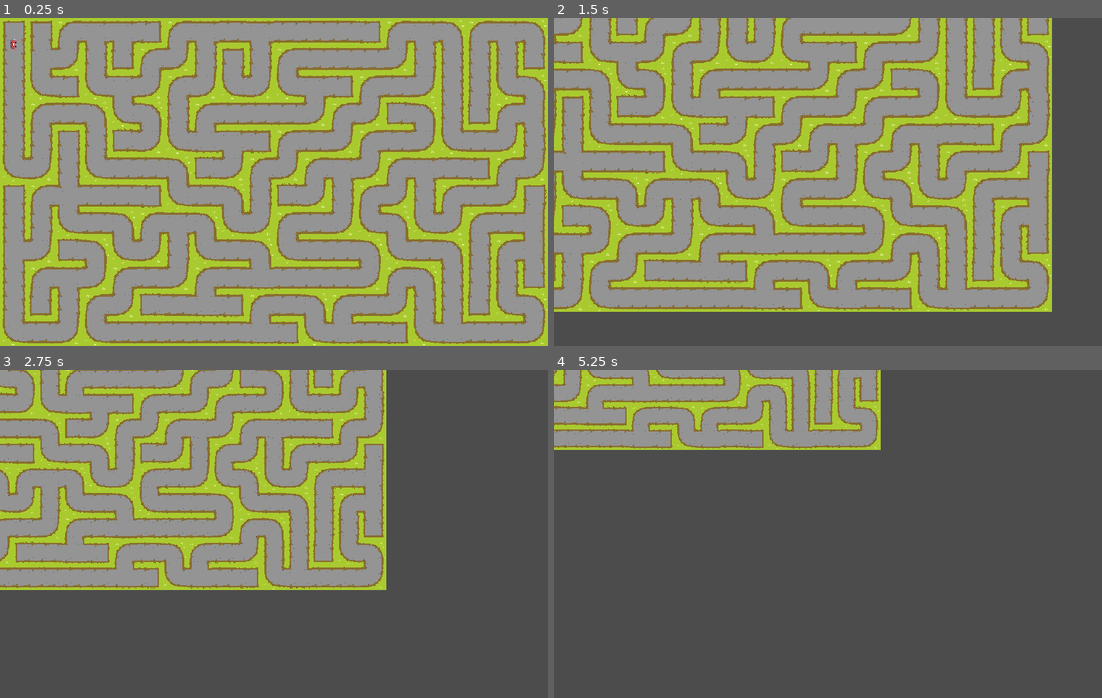
Above: before the commit, frames 1-4 (two rows, left to right).
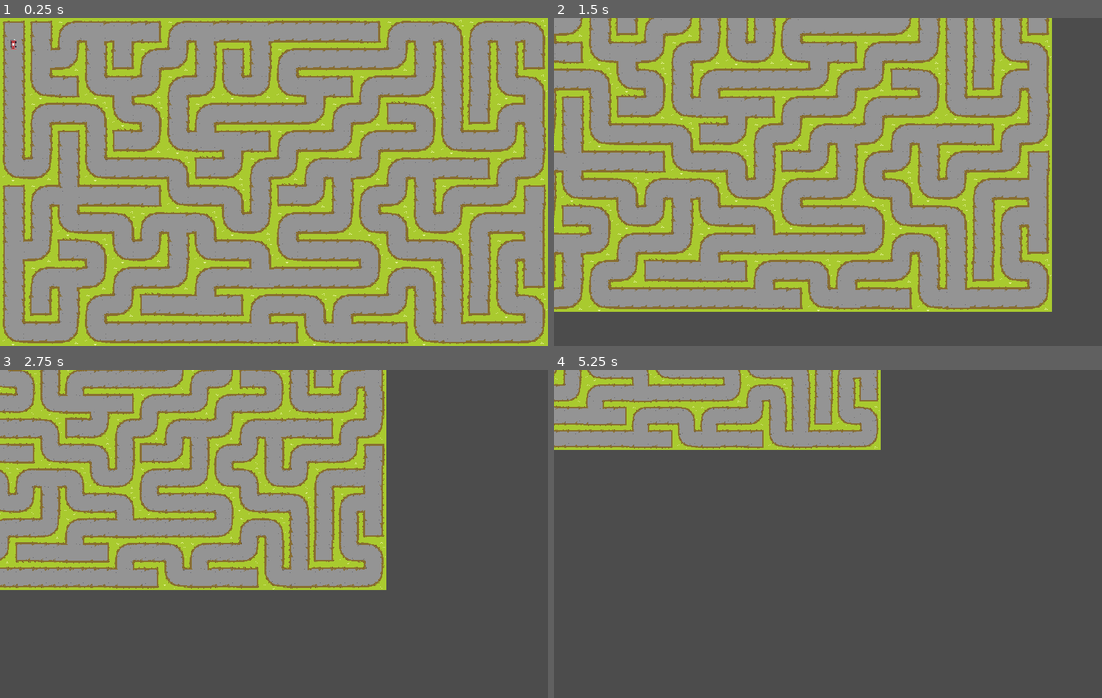
Above: after the commit, the same moments.

Repository: Yemm-Ps1/VideoGam
Game: Godot game, scene res://Maze.tscn
The game is run twice, just before and just after one commit, with the same random seed, the same clock (stepped at 60 frames per second) and the same inputs.
Inputs (mouse positions are in pixels of both pictures, inside the frame that each line leads up to):
- Up to frame 1 (0.25 s): no input
- Up to frame 2 (1.5 s): tap Enter (ui_accept) at 0.5 s; move the mouse to (948, 165) at 0.52 s; hold D (move_right) 0.53-1.25 s; hold Enter (ui_accept) 0.53-1.25 s; click (948, 165) at 0.67 s; drag from (718, 198) to (564, 96) at 1.27 s
- Up to frame 3 (2.75 s): tap Enter (ui_accept) at 2 s; move the mouse to (328, 461) at 2.02 s; hold D (move_right) from 2.03 s (still down); hold Enter (ui_accept) from 2.03 s (still down); tap Mouse wheel down (scroll_down) at 2.1 s; click (328, 461) at 2.17 s
- Up to frame 4 (5.25 s): release D (move_right) at 2.75 s; release Enter (ui_accept) at 2.75 s; drag from (800, 599) to (663, 484) at 2.77 s; tap Enter (ui_accept) at 3.5 s; move the mouse to (992, 583) at 3.52 s; hold A (move_left) 3.53-4.25 s; hold Enter (ui_accept) 3.53-4.25 s; click (992, 583) at 3.67 s; drag from (663, 484) to (745, 452) at 4.27 s; move the mouse to (855, 534) at 5.02 s; hold S (move_down) from 5.03 s (still down); hold Enter (ui_accept) from 5.03 s (still down); tap Mouse wheel down (scroll_down) at 5.1 s; click (855, 534) at 5.17 s

The runs differ from the first frame. In frame 1, 1.3% of the frame differs, in the area x 0-100%, y 0-100%; in frame 2, 1.0%; in frame 3, 1.5%, in the area x 0-71%, y 0-67%; in frame 4, 0.6%.
Error after the commit: Invalid get index 'position' (on base: 'InputEventKey'). (res://Maze.gd:64)

Commit message:
Vector Converter

Diff:
--- a/Camera2D.gd
+++ b/Camera2D.gd
@@ -28,5 +28,4 @@
 	elif event is InputEventMouseMotion && _moveCamera:
 		var next_pos = position + event.relative * zoom.x * -1
 		position = next_pos
-		print(global_position)
 		#print(position)
--- a/Maze.gd
+++ b/Maze.gd
@@ -16,10 +16,10 @@
 export var zoom = 0.1
 export var DEBUG_CLICK = false
 
-var tree_gen = preload("res://util/TreeGen.gd").new()
-var grid_util = preload("res://util/GridUtil.gd").new()
+const TreeGen = preload("res://util/TreeGen.gd")
+const GridUtil = preload("res://util/GridUtil.gd")
 
-signal continue_signal
+signal continue_signal(mouse_event)
 
 var cell_walls = {
 	Vector2.UP : N, Vector2.RIGHT : E,
@@ -47,7 +47,7 @@
 	make_maze()
 
 
-
+var span_tree
 
 
 var scroll_dir = {
@@ -60,7 +60,8 @@
 
 func _unhandled_input(event):
 	if event.is_action_pressed("ui_accept"):
-		emit_signal("continue_signal")
+		emit_signal("continue_signal", event)
+		print(Map.world_to_map(event.position))
 
 	if event.is_action_pressed("modifier"):
 		modifier = 5
@@ -133,10 +134,9 @@
 		if(DEBUG_CLICK):
 			yield(self, "continue_signal")
 	#print(tiles)
-	$Player.grid = tiles
+	span_tree = TreeGen.get_spanning_tree(tiles, 0, 0)
+	$Player.span_tree = span_tree
 	#print(tiles)
-	print(grid_util.validate(tiles))
-	#print(grid_util.is_choice(tiles, 1, 1))
-	var span_tree = tree_gen.get_spanning_tree(tiles, 0, 0)
+	print(GridUtil.validate(tiles))
+	#print(GridUtil.is_choice(tiles, 1, 1))
 	#print(span_tree)
-	print(span_tree[[1,1]])
--- a/Maze.tscn
+++ b/Maze.tscn
@@ -10,6 +10,7 @@
 
 [node name="Camera2D" type="Camera2D" parent="."]
 current = true
+limit_smoothed = true
 script = ExtResource( 4 )
 
 [node name="TileMap" type="TileMap" parent="."]
@@ -18,3 +19,4 @@
 format = 1
 
 [node name="Player" parent="." instance=ExtResource( 3 )]
+[connection signal="continue_signal" from="." to="Player" method="_on_Maze_continue_signal"]
--- a/Player.gd
+++ b/Player.gd
@@ -1,13 +1,12 @@
 extends Area2D
 
-var tree_gen = preload("res://util/TreeGen.gd").new()
-var grid_util = preload("res://util/GridUtil.gd").new()
+
+
 
 export var speed = 2
 
 var tree = [Vector2.ZERO]
 var next = Vector2.ZERO
-var grid = []
 
 var tile_size = 64
 
@@ -18,11 +17,6 @@
 var direction
 var i = 0
 
-
-	#print(grid_util.validate(tiles))
-	#print(grid_util.is_choice(tiles, 0, 0))
-	#var span_tree = tree_gen.get_spanning_tree(tiles, 0, 0)
-	#print(span_tree[[1,1]])
 
 func _unhandled_input(event):
 	if event.is_action_pressed("move_left"):
@@ -38,15 +32,18 @@
 		move = 0
 		print(move)
 
-var span_tree
 
 func _ready():
 	position = position.snapped(Vector2.ONE * tile_size)
 	position += Vector2.ONE * tile_size/2
 
 #func _on_Maze_continue_signal():
+
+
+
+var span_tree
 func _process(delta):
-	span_tree = tree_gen.get_spanning_tree(grid, 0, 0)
+	#span_tree = TreeGen.get_spanning_tree(grid, 0, 0)
 	var pos = _translated_pos()
 	#print(span_tree[[pos.y, pos.x]])
 
@@ -111,7 +108,10 @@
 			rotation_degrees = 270
 
 
-#func _on_Maze_continue_signal():
+func _on_Maze_continue_signal(event):
+	#print(event.position)
+	pass
+
 #func _process(delta):
 #	var grid_pos = _translatedPos(position)
 #	var current_tree = tree[i]
--- /dev/null
+++ b/VectorConverter.gd
@@ -0,0 +1,45 @@
+extends Node
+
+
+var test_dictonary = {
+	Vector2(0,0) : 11, Vector2(1,0) : 15, Vector2(2,0) : 11,
+	Vector2(0,1) : 8, Vector2(1,1) : 5, Vector2(2,1) : 2,
+	Vector2(0,2) : 14, Vector2(1,2) : 13, Vector2(2,2) : 6
+}
+
+var test_array = [[11, 15, 11], [8, 5, 2], [14, 13, 6]]
+
+
+func dict_to_array(dict: Dictionary):
+	var to_rtn = []
+	dict.keys().sort()
+	var first = dict.keys()[0]
+	var last = dict.keys()[-1]
+	var width = abs(first.x - last.x)+1
+	var height = abs(first.y - last.y)+1
+	for x in range(width):
+		to_rtn.append([])
+		for y in range(height):
+			to_rtn[x].append(0)
+
+	for i in dict.keys():
+		to_rtn[i.y][i.x] = dict[i]
+	return to_rtn
+
+func array_to_dict(arr: Array):
+	var to_rtn = {}
+	var width = len(arr[0])
+	var height = len(arr)
+	for y in range(height):
+		for x in range(width):
+			to_rtn[Vector2(x,y)] = arr[y][x]
+	return to_rtn
+
+
+func _ready():
+	print(array_to_dict(test_array))
+	print(test_dictonary)
+	print(dict_to_array(test_dictonary))
+	print(test_array)
+
+	#print(array_to_dict(test_array))
--- a/project.godot
+++ b/project.godot
@@ -40,6 +40,41 @@
 , Object(InputEventMouseButton,"resource_local_to_scene":false,"resource_name":"","device":0,"alt":false,"shift":false, …(202 unchanged characters)…
  ]
 }
+ui_select={
+"deadzone": 0.5,
+"events": [ Object(InputEventKey,"resource_local_to_scene":false,"resource_name":"","device":0,"alt":false,"shift":false,"control":false,"meta":false,"command":false,"pressed":false,"scancode":32,"unicode":0,"echo":false,"script":null)
+, Object(InputEventJoypadButton,"resource_local_to_scene":false,"resource_name":"","device":0,"button_index":3,"pressure":0.0,"pressed":false,"script":null)
+, Object(InputEventMouseButton,"resource_local_to_scene":false,"resource_name":"","device":0,"alt":false,"shift":false,"control":false,"meta":false,"command":false,"button_mask":0,"position":Vector2( 0, 0 ),"global_position":Vector2( 0, 0 ),"factor":1.0,"button_index":1,"pressed":false,"doubleclick":false,"script":null)
+ ]
+}
+ui_left={
+"deadzone": 0.5,
+"events": [ Object(InputEventKey,"resource_local_to_scene":false,"resource_name":"","device":0,"alt":false,"shift":false,"control":false,"meta":false,"command":false,"pressed":false,"scancode":16777231,"unicode":0,"echo":false,"script":null)
+, Object(InputEventJoypadButton,"resource_local_to_scene":false,"resource_name":"","device":0,"button_index":14,"pressure":0.0,"pressed":false,"script":null)
+, Object(InputEventKey,"resource_local_to_scene":false,"resource_name":"","device":0,"alt":false,"shift":false,"control":false,"meta":false,"command":false,"pressed":false,"scancode":65,"unicode":0,"echo":false,"script":null)
+ ]
+}
+ui_right={
+"deadzone": 0.5,
+"events": [ Object(InputEventKey,"resource_local_to_scene":false,"resource_name":"","device":0,"alt":false,"shift":false,"control":false,"meta":false,"command":false,"pressed":false,"scancode":16777233,"unicode":0,"echo":false,"script":null)
+, Object(InputEventJoypadButton,"resource_local_to_scene":false,"resource_name":"","device":0,"button_index":15,"pressure":0.0,"pressed":false,"script":null)
+, Object(InputEventKey,"resource_local_to_scene":false,"resource_name":"","device":0,"alt":false,"shift":false,"control":false,"meta":false,"command":false,"pressed":false,"scancode":68,"unicode":0,"echo":false,"script":null)
+ ]
+}
+ui_up={
+"deadzone": 0.5,
+"events": [ Object(InputEventKey,"resource_local_to_scene":false,"resource_name":"","device":0,"alt":false,"shift":false,"control":false,"meta":false,"command":false,"pressed":false,"scancode":16777232,"unicode":0,"echo":false,"script":null)
+, Object(InputEventJoypadButton,"resource_local_to_scene":false,"resource_name":"","device":0,"button_index":12,"pressure":0.0,"pressed":false,"script":null)
+, Object(InputEventKey,"resource_local_to_scene":false,"resource_name":"","device":0,"alt":false,"shift":false,"control":false,"meta":false,"command":false,"pressed":false,"scancode":87,"unicode":0,"echo":false,"script":null)
+ ]
+}
+ui_down={
+"deadzone": 0.5,
+"events": [ Object(InputEventKey,"resource_local_to_scene":false,"resource_name":"","device":0,"alt":false,"shift":false,"control":false,"meta":false,"command":false,"pressed":false,"scancode":16777234,"unicode":0,"echo":false,"script":null)
+, Object(InputEventJoypadButton,"resource_local_to_scene":false,"resource_name":"","device":0,"button_index":13,"pressure":0.0,"pressed":false,"script":null)
+, Object(InputEventKey,"resource_local_to_scene":false,"resource_name":"","device":0,"alt":false,"shift":false,"control":false,"meta":false,"command":false,"pressed":false,"scancode":83,"unicode":0,"echo":false,"script":null)
+ ]
+}
 scroll_up={
 "deadzone": 0.5,
 "events": [ Object(InputEventMouseButton,"resource_local_to_scene":false,"resource_name":"","device":0,"alt":false,"shi …(212 unchanged characters)…
@@ -79,3 +114,7 @@
 "events": [ Object(InputEventKey,"resource_local_to_scene":false,"resource_name":"","device":0,"alt":false,"shift":false,"control":false,"meta":false,"command":false,"pressed":false,"scancode":16777238,"unicode":0,"echo":false,"script":null)
  ]
 }
+
+[rendering]
+
+quality/2d/use_pixel_snap=true
--- /dev/null
+++ b/scenes/TestConverter.tscn
@@ -0,0 +1,6 @@
+[gd_scene load_steps=2 format=2]
+
+[ext_resource path="res://VectorConverter.gd" type="Script" id=1]
+
+[node name="Converter" type="Node2D"]
+script = ExtResource( 1 )
